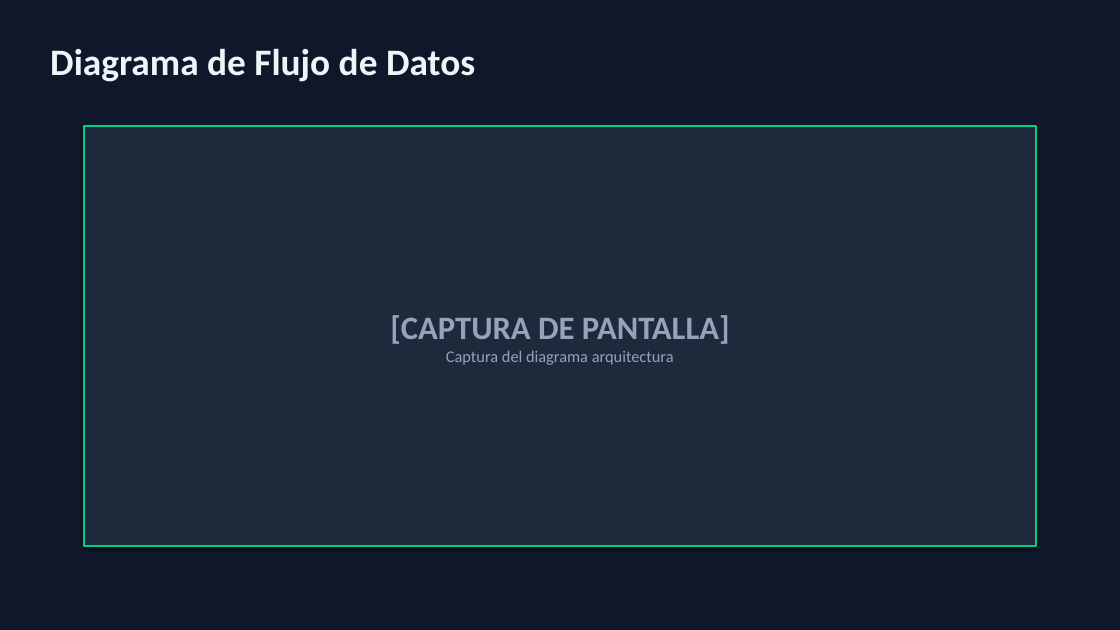
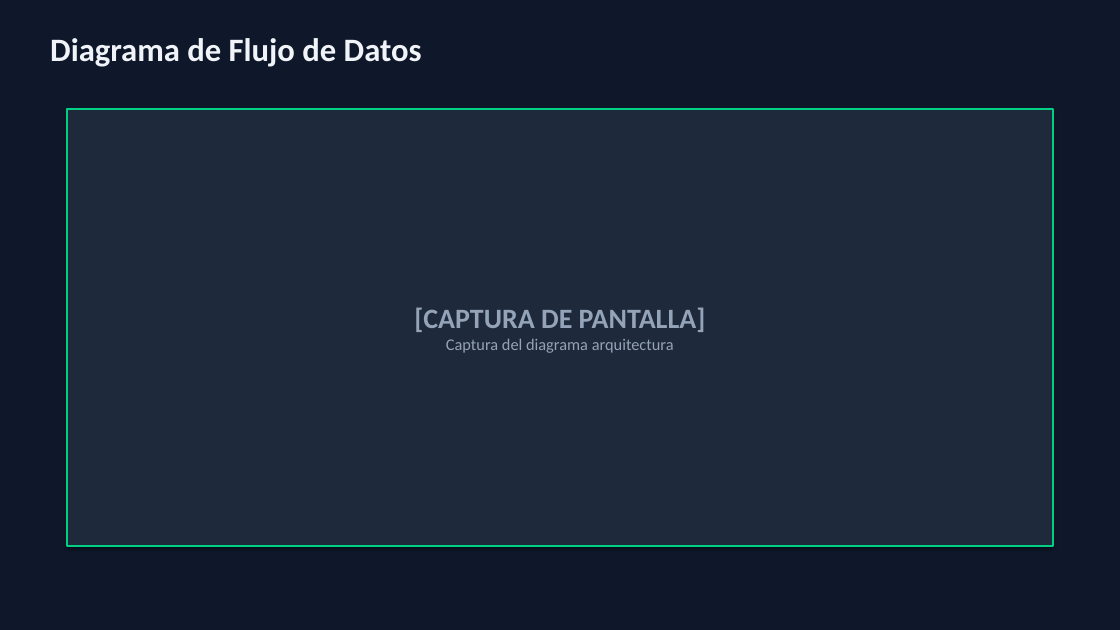
Before and after one commit to carloscus/g360-stock-reporter, a slide deck: slide 5 of StockPulse_Manual_Tecnico.pptx. Drawn at 1120x630 pixels with LibreOffice and Linux fonts; fonts in the diff are those of the drawing. Boxes give left, top, right and bottom in pixels: in the first picture for what was removed or moved away, otherwise in the second. Text is boxed around its words. In the diff, an @@ line names an element or a change of style, - is before the commit and + after.

```diff
--- a/StockPulse_Manual_Tecnico.pptx
+++ b/StockPulse_Manual_Tecnico.pptx
@@ text "Diagrama de Flujo de Datos": place and size @@
-text "Diagrama de Flujo de Datos" at <box>50,48,475,82</box>
+text "Diagrama de Flujo de Datos" at <box>50,38,422,67</box>
@@ text "Diagrama de Flujo de Datos" at <box>50,38,422,67</box>: size 32 to 28 pt @@
@@ rectangle "[CAPTURA DE PANTALLA]": place and size @@
-rectangle "[CAPTURA DE PANTALLA]" at <box>84,126,1036,546</box>
+rectangle "[CAPTURA DE PANTALLA]" at <box>67,109,1053,546</box>
@@ text in rectangle at <box>414,307,706,332</box>: size 28 to 24 pt in "[CAPTURA DE PANTALLA]" @@
```
Also in this commit, not shown: 25 other slides changed.
